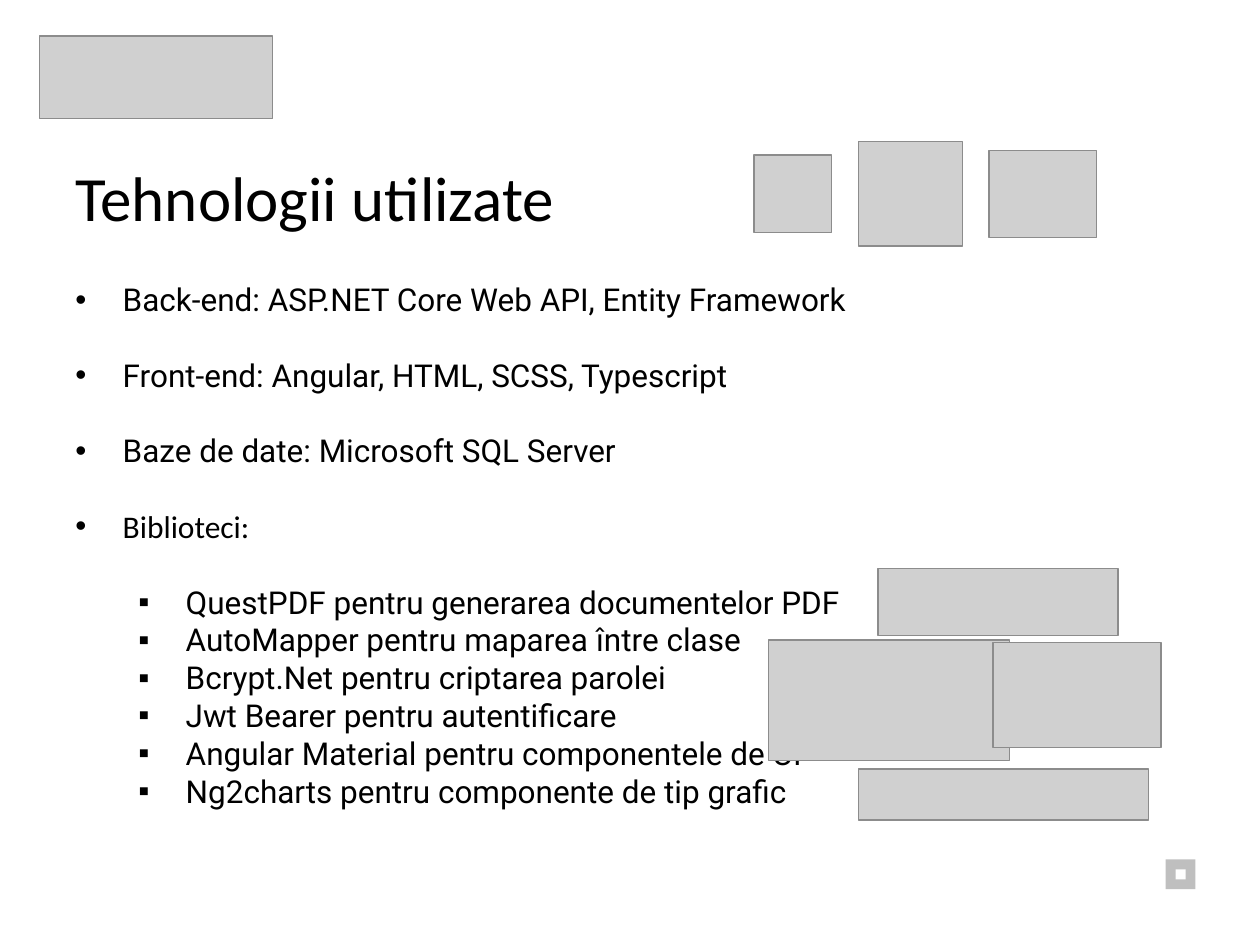
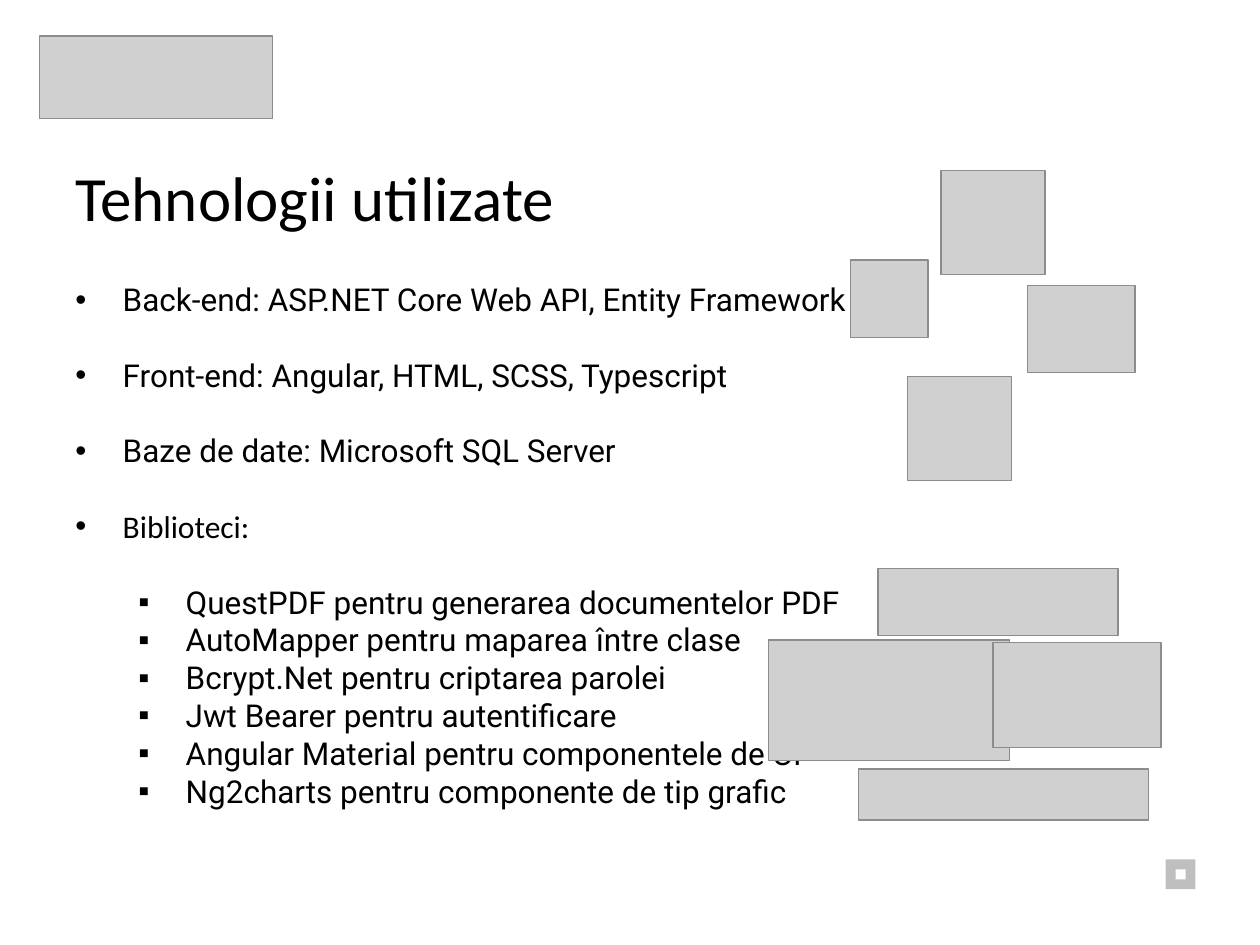
Before and after one commit to zsoltibv/InvoiceJet, a slide deck: slide 3 of Prezentare_Hosszu_Zsolt.pptx. Drawn at 1260x945 pixels with LibreOffice and Linux fonts; fonts in the diff are those of the drawing; grey boxes stand for pictures. Boxes give left, top, right and bottom in pixels: in the first picture for what was removed or moved away, otherwise in the second. Text is boxed around its words. In the diff, an @@ line names an element or a change of style, - is before the commit and + after.

```diff
--- a/Prezentare_Hosszu_Zsolt.pptx
+++ b/Prezentare_Hosszu_Zsolt.pptx
@@ picture moved from (x1=858, y1=142, x2=963, y2=247) to (x1=941, y1=170, x2=1046, y2=275) @@
@@ picture removed at (x1=989, y1=150, x2=1097, y2=237) @@
@@ picture moved from (x1=753, y1=155, x2=832, y2=233) to (x1=850, y1=260, x2=929, y2=338) @@
@@ picture added at (x1=1027, y1=286, x2=1135, y2=373) @@
@@ picture added at (x1=907, y1=377, x2=1012, y2=481) @@
```
Also in this commit, not shown: 1 other slide changed, 4 slides removed.
